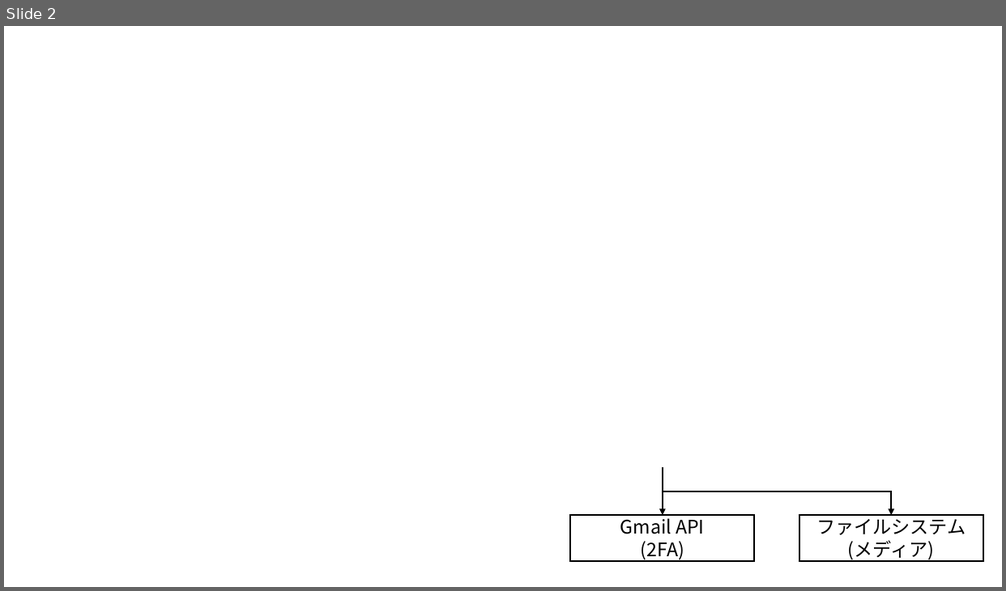
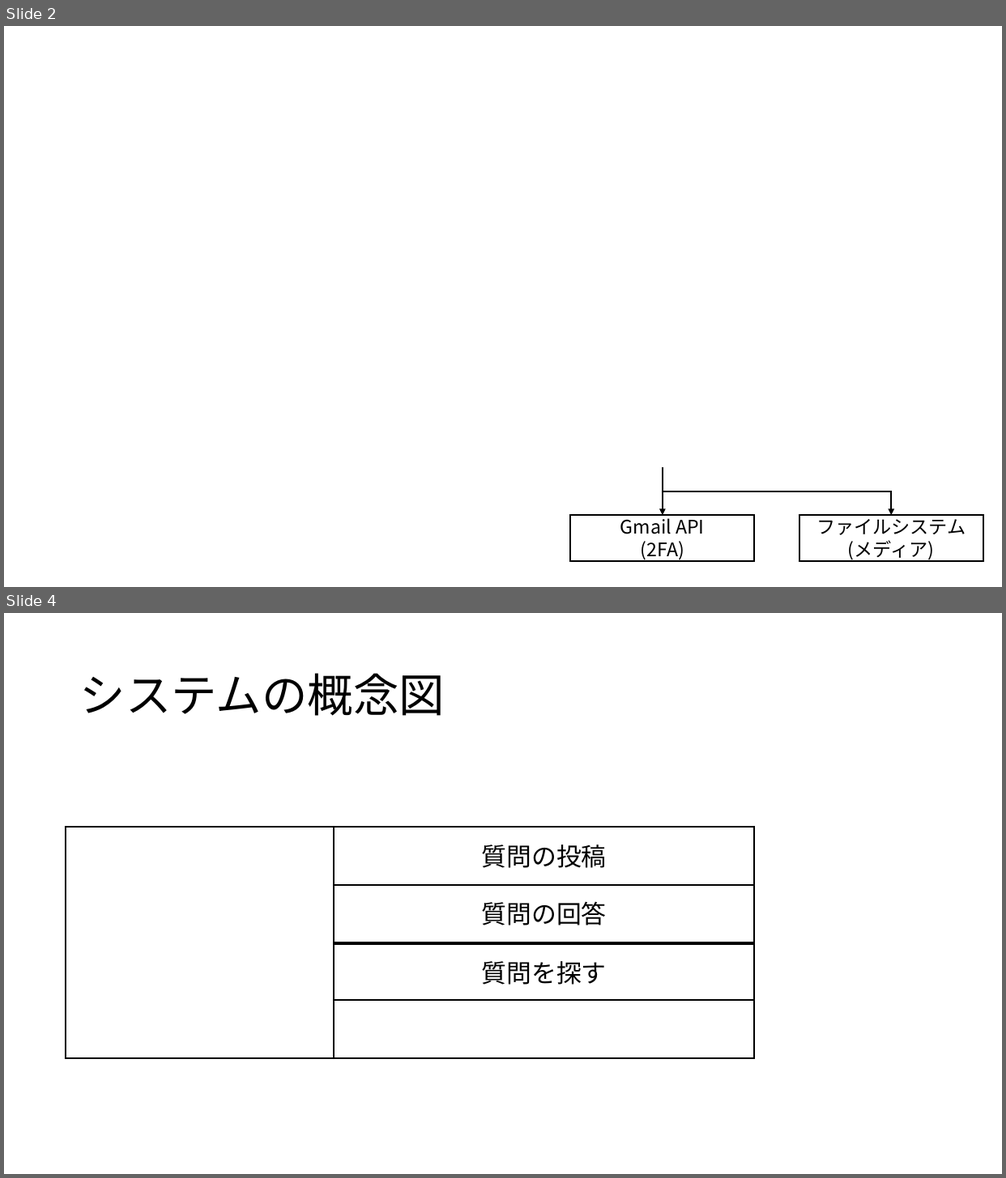
Before and after one commit to NoguchiKyosuke/zenn, a slide deck: powerpoint/architecture.pptx. Shown one above the other, each under a label of ours: slide 2 before the commit, slides 2 and 4 after it; the slides between them are not shown. The pictures are 1006x591 and 1006x1178 pixels, drawn with LibreOffice and Linux fonts; fonts in the diff are those of the drawing. Boxes give left, top, right and bottom in pixels: in the first picture for what was removed or moved away, otherwise in the second. Text is boxed around its words. In the diff, an @@ line names an element or a change of style, - is before the commit and + after.

Commit message:
oK

```diff
--- a/powerpoint/architecture.pptx
+++ b/powerpoint/architecture.pptx
@@ slide 4 added at (4, 613, 1002, 1174), background #FFFFFF @@
@@ title added at (80, 673, 445, 716), 44 pt, text #000000 @@
+システムの概念図
@@ rectangle added at (66, 827, 334, 1059), fill #FFFFFF, outline #000000 1.5 pt @@
@@ rectangle added at (334, 827, 755, 884), fill #FFFFFF, outline #000000 1.5 pt, 24 pt, text #000000 @@
+質問の投稿
@@ rectangle added at (334, 884, 755, 943), fill #FFFFFF, outline #000000 1.5 pt, 24 pt, text #000000 @@
+質問の回答
@@ rectangle added at (334, 944, 755, 1002), fill #FFFFFF, outline #000000 1.5 pt, 24 pt, text #000000 @@
+質問を探す
@@ rectangle added at (334, 1001, 755, 1059), fill #FFFFFF, outline #000000 1.5 pt @@
```
Also in this commit, not shown: 2 other slides added.
